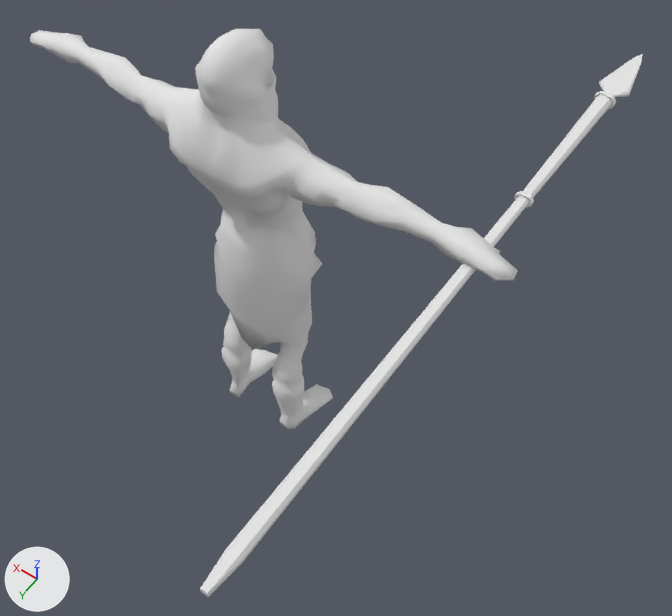
One commit to the Blender file Assets/Project Assets/Models/Hunter/WarriorNeanderthal.blend: the scene before it, then after it.
One viewpoint serves both versions: a 50 mm camera at (-1.56, 1.72, 3.57) aimed at (-0.33, 0.0, 0.86). Lighting does not change. The marker at lower left points along +X, +Y and +Z.

Script lines for the objects in view, before the commit:
```python
me_hunter = bpy.data.meshes.new('Hunter')
me_hunter.from_pydata(...)  # 1354 vertices, 1352 faces; spans x -4.07..4.07, y -0.02..8.09, z -0.89..0.66
me_hunter.polygons.foreach_set('use_smooth', [True] * 1352)
me_hunter.materials.append(mat_defaultmat_001)  # its picture is missing
me_spear = bpy.data.meshes.new('Spear')
me_spear.from_pydata(...)  # 140 vertices, 139 faces; spans x -0.06..0.05, y -0.03..0.03, z -0.36..2.03
me_spear.materials.append(mat_none)  # its picture is missing
ob_hunter = bpy.data.objects.new('Hunter', me_hunter)
ob_hunter.location = (0.0, 0.0, 0.0)
ob_hunter.rotation_euler = (1.571, 0.0, 0.0)  # degrees (90, 0, 0)
ob_hunter.scale = (0.241, 0.241, 0.241)
ob_spear = bpy.data.objects.new('Spear', me_spear)
ob_spear.location = (-0.852, 0.884, 1.507)
ob_spear.rotation_euler = (1.579, 3.122, 0.00272)  # degrees (90, 179, 0.2)
```
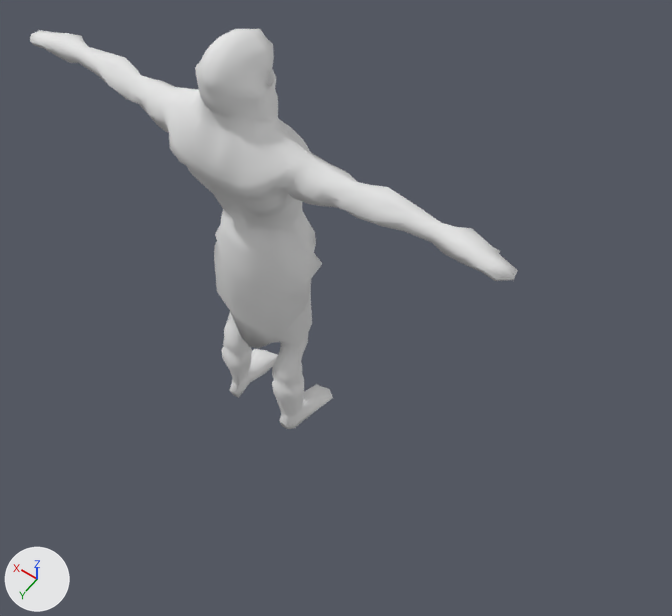
The change, as JSON lines over the scene's bpy script:
```json
{"op": "set", "path": "ob_spear.rotation_euler", "old": "(1.579, 3.122, 0.00272)", "new": "(0.0, 0.0, 0.0)", "note": "degrees (90, 179, 0.2) -> degrees (0, 0, 0)"}
{"op": "set", "path": "ob_spear.location", "old": "(-0.852, 0.884, 1.507)", "new": "(0.0, 0.0, 0.0)"}
{"op": "add", "block": "ob_spear", "code": "ob_spear.hide_viewport = True"}
```

What differs and where, as boxes (x1, y1, x2, y2) in the pictures (672 x 616 px):
```json
{"object": "Spear", "change": "hidden", "before": [200, 54, 642, 597]}
```
